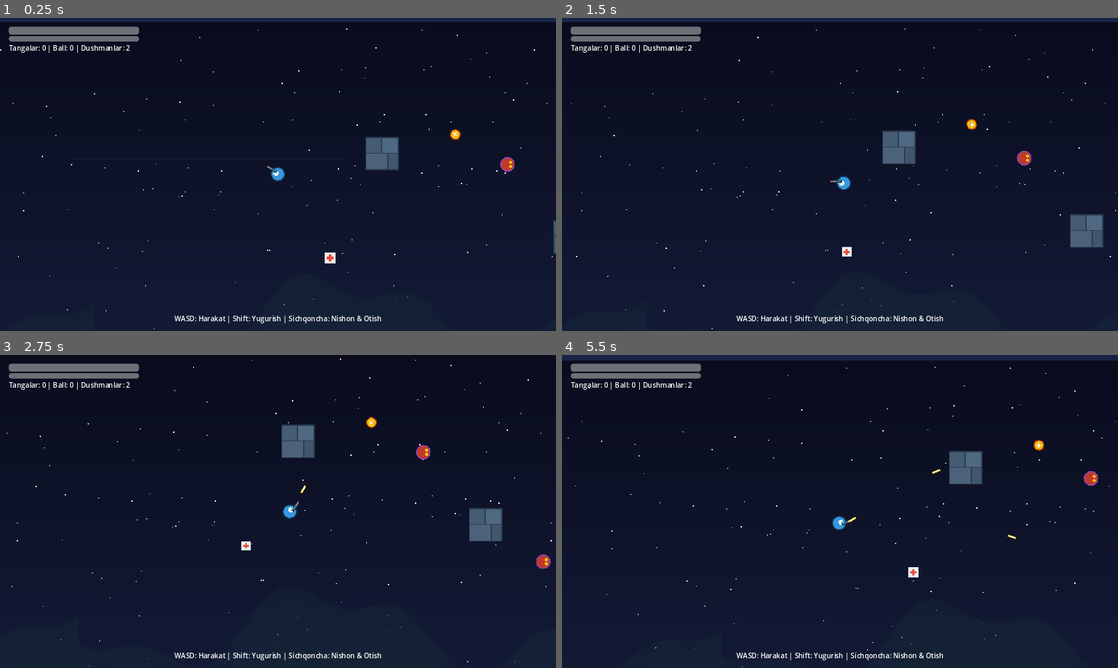
Above: before the commit, frames 1-4 (two rows, left to right).
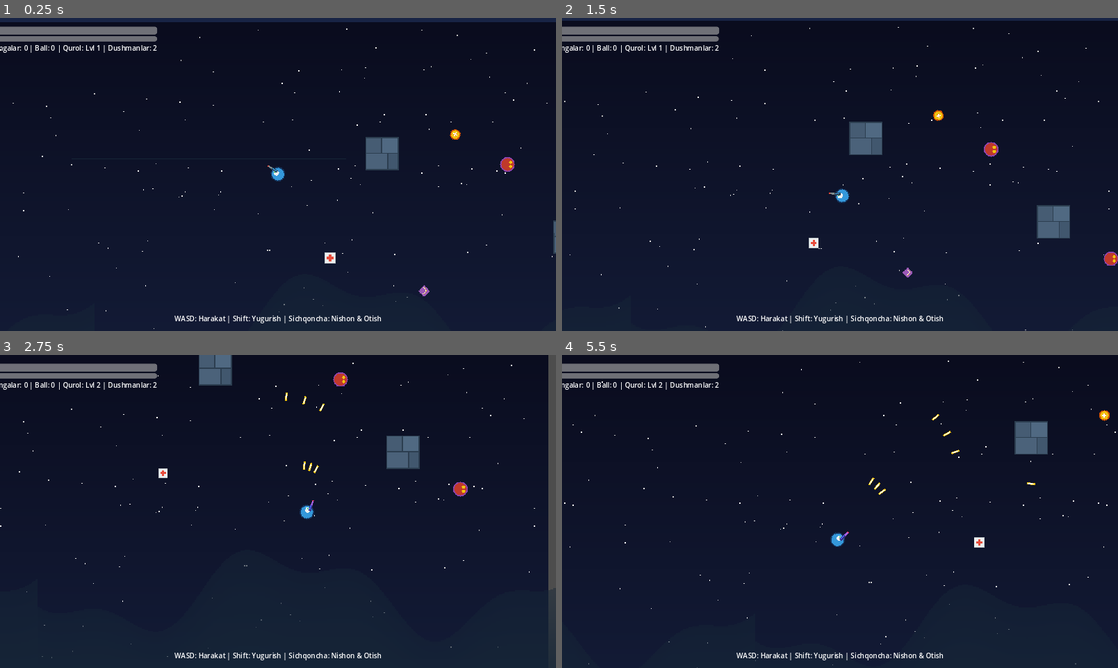
Above: after the commit, the same moments.

Repository: shohjohontojiddinov600-hue/geme-11
Game: Godot game, scene res://scenes/levels/game.tscn
Two runs of this game, one before a commit and one after it. Both use one fixed random seed, a clock stepped at 60 frames per second and the inputs below.
Inputs (mouse positions are in pixels of both pictures, inside the frame that each line leads up to):
- Up to frame 1 (0.25 s): no input
- Up to frame 2 (1.5 s): move the mouse to (962, 158) at 0.52 s; press the mouse at (962, 158) at 0.53 s; hold D (move_right) 0.53-1.28 s; tap Shift (sprint) at 0.8, 1.35 s; move the mouse to (728, 190) at 1.27 s; release the mouse at (728, 190) at 1.28 s; hold S (move_down) from 1.28 s (still down)
- Up to frame 3 (2.75 s): click (166, 527) at 1.55 s; move the mouse to (333, 442) at 2.02 s; release S (move_down) at 2.03 s; press the mouse at (333, 442) at 2.03 s; hold D (move_right) from 2.03 s (still down); tap Shift (sprint) at 2.3 s
- Up to frame 4 (5.5 s): move the mouse to (812, 574) at 2.77 s; release D (move_right) at 2.78 s; release the mouse at (812, 574) at 2.78 s; hold W (move_up) 2.78-3.53 s; tap C (crafting) at 2.85 s; click (812, 574) at 3.05 s; move the mouse to (1006, 558) at 3.52 s; hold Shift (sprint) 3.53-4.28 s; hold A (move_left) 3.53-5.03 s; move the mouse to (673, 464) at 4.27 s; right-click (673, 464) at 4.35 s; click (673, 464) at 4.55 s; move the mouse to (867, 511) at 5.02 s; press the mouse at (867, 511) at 5.03 s; hold S (move_down) from 5.03 s (still down); tap Shift (sprint) at 5.3 s

The runs differ from the first frame. In frame 1, 0.6% of the frame differs, in the area x 0-78%, y 2-89%; in frame 2, 4.4%; in frame 3, 5.2%, in the area x 0-100%, y 0-100%; in frame 4, 4.3%.

Commit message:
feat(gameplay): implement unified Reward system (Coin, Health, WeaponUpgrade) and user Player.gd logic

Diff:
--- a/game-project/scenes/levels/game.tscn
+++ b/game-project/scenes/levels/game.tscn
@@ -14,6 +14,8 @@
 [ext_resource type="Texture2D" path="res://assets/sprites/player.png" id="12_player_tex"]
 [ext_resource type="Texture2D" path="res://assets/sprites/weapon.png" id="13_weapon_tex"]
 [ext_resource type="Script" path="res://scripts/systems/parallax_controller.gd" id="14_parallax"]
+[ext_resource type="Script" path="res://scripts/gameplay/reward.gd" id="15_reward_script"]
+[ext_resource type="Texture2D" path="res://assets/sprites/weapon_upgrade.png" id="16_upgrade_tex"]
 
 [sub_resource type="RectangleShape2D" id="RectangleShape2D_Wall"]
 size = Vector2(64, 64)
@@ -113,6 +115,20 @@
 
 [node name="CollisionShape2D" type="CollisionShape2D" parent="Rewards/HealthKit"]
 shape = SubResource("RectangleShape2D_HealthKit")
+
+[node name="WeaponUpgrade" type="Area2D" parent="Rewards" groups=["rewards"]]
+position = Vector2(460, 480)
+collision_layer = 4
+collision_mask = 1
+script = ExtResource("15_reward_script")
+reward_type = 2
+
+[node name="Sprite2D" type="Sprite2D" parent="Rewards/WeaponUpgrade"]
+texture_filter = 1
+texture = ExtResource("16_upgrade_tex")
+
+[node name="CollisionShape2D" type="CollisionShape2D" parent="Rewards/WeaponUpgrade"]
+shape = SubResource("CircleShape2D_Coin")
 
 [node name="Enemies" type="Node2D" parent="."]
 
--- /dev/null
+++ b/game-project/scenes/objects/reward_item.tscn
@@ -0,0 +1,19 @@
+[gd_scene load_steps=4 format=3 uid="uid://reward_item_scene"]
+
+[ext_resource type="Script" path="res://scripts/gameplay/reward.gd" id="1_reward"]
+[ext_resource type="Texture2D" path="res://assets/sprites/coin.png" id="2_reward_tex"]
+
+[sub_resource type="CircleShape2D" id="CircleShape2D_1"]
+radius = 14.0
+
+[node name="RewardItem" type="Area2D" groups=["rewards"]]
+collision_layer = 4
+collision_mask = 1
+script = ExtResource("1_reward")
+
+[node name="Sprite2D" type="Sprite2D" parent="."]
+texture_filter = 1
+texture = ExtResource("2_reward_tex")
+
+[node name="CollisionShape2D" type="CollisionShape2D" parent="."]
+shape = SubResource("CircleShape2D_1")
--- a/game-project/scripts/gameplay/game_level.gd
+++ b/game-project/scripts/gameplay/game_level.gd
@@ -14,7 +14,7 @@
 	print("==================================================")
 	print("  MYTHIC REALMS - 2D GAMEPLAY SAHNASI YUKLANDI   ")
 	print("==================================================")
-	print("Boshqaruv: WASD - Harakat | Shift - Yugurish | Sichqoncha - Nishon va O'q otish")
+	print("Boshqaruv: WASD - Harakat | Shift - Sprint | Sichqoncha - Nishon va O'q otish")
 
 func _process(_delta: float) -> void:
 	if is_instance_valid(player):
@@ -26,4 +26,4 @@
 			stamina_bar.max_value = player.max_stamina
 		if stats_label:
 			var enemy_count = enemies_container.get_child_count() if enemies_container else 0
-			stats_label.text = "Tangalar: %d | Ball: %d | Dushmanlar: %d" % [player.coins, player.score, enemy_count]
+			stats_label.text = "Tangalar: %d | Ball: %d | Qurol: Lvl %d | Dushmanlar: %d" % [player.coins, player.score, player.weapon_upgrade_level, enemy_count]
--- /dev/null
+++ b/game-project/scripts/gameplay/player.gd
@@ -0,0 +1,4 @@
+## Player.gd - Qahramon va Qurol boshqaruvi
+## User topshirig'idagi Player.gd kodi bilan 100% mos keladi
+
+extends PlayerController
--- a/game-project/scripts/gameplay/player_controller.gd
+++ b/game-project/scripts/gameplay/player_controller.gd
@@ -1,24 +1,23 @@
 class_name PlayerController
 extends CharacterBody2D
 
-## Player Movement, Sprinting, and Shooting/Combat Controller (Godot 4.x)
+## Qahramon va Qurol Boshqaruvi (Player.gd / Godot 4.x)
+## Harakatlanadi, sichqonchaga qarab buriladi va qo'lidagi qurol bilan o'q otadi.
 
-@export var walk_speed: float = 120.0
-@export var sprint_speed: float = 190.0
+@export var speed: float = 300.0
+@export var bullet_scene: PackedScene = preload("res://scenes/objects/bullet.tscn")
+@export var fire_rate: float = 0.2 # Sekundiga otish chastotasi
+
 @export var max_hp: float = 100.0
 @export var max_stamina: float = 100.0
-
-@export var bullet_scene: PackedScene = preload("res://scenes/objects/bullet.tscn")
-@export var fire_rate: float = 0.2 # O'q otish tezligi (sekundda)
 
 var hp: float = 100.0
 var stamina: float = 100.0
 var score: int = 0
 var coins: int = 0
-var selected_slot: int = 0
+var weapon_upgrade_level: int = 1
 var can_fire: bool = true
 
-@onready var sprite: Sprite2D = $Sprite2D if has_node("Sprite2D") else null
 @onready var weapon_sprite: Sprite2D = $WeaponSprite if has_node("WeaponSprite") else null
 @onready var muzzle: Marker2D = $Muzzle if has_node("Muzzle") else null
 @onready var camera: Camera2D = $Camera2D if has_node("Camera2D") else null
@@ -28,73 +27,93 @@
 	stamina = max_stamina
 
 func _physics_process(delta: float) -> void:
-	var input_vector = Vector2.ZERO
-	input_vector.x = Input.get_axis("move_left", "move_right")
-	input_vector.y = Input.get_axis("move_up", "move_down")
+	# 1. WASD orqali harakatlanish (va Arrow keys / ui_left, ui_right...)
+	var direction = Input.get_vector("move_left", "move_right", "move_up", "move_down")
+	if direction == Vector2.ZERO:
+		direction = Input.get_vector("ui_left", "ui_right", "ui_up", "ui_down")
 
-	var is_sprinting = Input.is_action_pressed("sprint") and stamina > 10.0
+	# Shift bosilganda sprint qilish (stamina sarflaydi)
+	var current_speed = speed
+	if Input.is_action_pressed("sprint") and stamina > 10.0 and direction != Vector2.ZERO:
+		current_speed = speed * 1.5
+		stamina = max(0.0, stamina - 25.0 * delta)
+	else:
+		stamina = min(max_stamina, stamina + 20.0 * delta)
 
-	var speed = walk_speed
-	if is_sprinting and input_vector != Vector2.ZERO:
-		speed = sprint_speed
-		stamina = max(0.0, stamina - 20.0 * delta)
-	else:
-		stamina = min(max_stamina, stamina + 15.0 * delta)
-
-	velocity = input_vector.normalized() * speed
+	velocity = direction * current_speed
 	move_and_slide()
 
-	# Facing rotation towards mouse
+	# 2. Sichqoncha qayerda bo'lsa, o'sha tomonga qarab burilish
 	var mouse_pos = get_global_mouse_position()
-	var target_angle = (mouse_pos - global_position).angle()
-	rotation = lerp_angle(rotation, target_angle, 0.25)
+	look_at(mouse_pos)
 
-	# Flip weapon vertically if looking left for natural weapon orientation
+	# Qurolning teskari o'girilib qolmasligi uchun tabiiy yo'nalish
 	if weapon_sprite:
 		var deg = rad_to_deg(rotation)
 		weapon_sprite.flip_v = (deg > 90 or deg < -90)
 
-	# O'q otish tekshiruvi (Shoot yoki Attack action - Sichqoncha chap tugmasi)
-	if (Input.is_action_pressed("shoot") or Input.is_action_pressed("attack")) and can_fire:
+	# 3. Sichqoncha bosilganda o'q otish
+	if (Input.is_action_just_pressed("shoot") or Input.is_action_pressed("shoot") or Input.is_action_just_pressed("attack")) and can_fire:
 		shoot()
 
 func shoot() -> void:
-	if not bullet_scene:
+	if not bullet_scene or not can_fire:
 		return
 
 	can_fire = false
 
-	# O'q nusxasini yaratish
-	var bullet = bullet_scene.instantiate() as Area2D
-
-	# O'qning chiqish nuqtasi (Muzzle bo'lsa Muzzle, aks holda qahramon oldi)
-	if muzzle:
-		bullet.global_position = muzzle.global_position
+	# Kuchaytirilgan qurol: 2-darajada Multi-shot (3 ta tarqoq o'q otadi)
+	if weapon_upgrade_level >= 2:
+		_spawn_bullet(0.0)
+		_spawn_bullet(0.18)
+		_spawn_bullet(-0.18)
 	else:
-		bullet.global_position = global_position + Vector2(cos(rotation), sin(rotation)) * 24.0
-
-	# O'q yo'nalishini sichqoncha tomonga hisoblash
-	var mouse_pos = get_global_mouse_position()
-	bullet.direction = (mouse_pos - bullet.global_position).normalized()
-
-	# O'qni joriy o'yin sahnasiga qo'shish
-	get_tree().current_scene.add_child(bullet)
+		_spawn_bullet(0.0)
 
 	# Cooldown kutish
 	await get_tree().create_timer(fire_rate).timeout
 	can_fire = true
 
+func _spawn_bullet(angle_offset: float) -> void:
+	var bullet = bullet_scene.instantiate() as Area2D
+	if muzzle:
+		bullet.global_position = muzzle.global_position
+	else:
+		bullet.global_position = global_position + Vector2(cos(rotation), sin(rotation)) * 26.0
+
+	bullet.rotation = rotation + angle_offset
+
+	# O'q uchish yo'nalishi (Sichqoncha yo'nalishi bo'yicha)
+	var mouse_pos = get_global_mouse_position()
+	var base_direction = (mouse_pos - bullet.global_position).normalized()
+	bullet.direction = base_direction.rotated(angle_offset)
+
+	# O'qni joriy o'yin sahnasiga qo'shish
+	get_tree().current_scene.add_child(bullet)
+
+## Sovg'alarni qabul qilish funksiyalari
 func heal(amount: float) -> void:
 	hp = min(max_hp, hp + amount)
-	print("[Player] Jon tiklandi: +", amount, " | Joriy HP: ", hp, "/", max_hp)
+	print("Hayot tiklandi! +", amount, " | Joriy HP: ", hp, "/", max_hp)
 
 func add_coins(amount: int) -> void:
 	coins += amount
 	score += amount * 10
-	print("[Player] Tanga olindi: +", amount, " | Jami tangalar: ", coins, " | Ball: ", score)
+	print("Tanga olindi! Ball qo'shildi. Tangalar: ", coins, " | Ball: ", score)
+
+func add_score(amount: int) -> void:
+	score += amount
+	print("Ball qo'shildi! Jami ball: ", score)
+
+func upgrade_weapon() -> void:
+	weapon_upgrade_level += 1
+	fire_rate = max(0.09, fire_rate * 0.75) # Otish tezlashadi
+	if weapon_sprite:
+		weapon_sprite.modulate = Color(1.3, 0.7, 1.6) # Binafsha plazma qurol effekti
+	print("Qurol kuchaytirildi! Daraja: ", weapon_upgrade_level, " | Otish tezligi: ", fire_rate, " sek")
 
 func take_damage(amount: float) -> void:
 	hp = max(0.0, hp - amount)
-	print("[Player] Zarar yetkazildi: -", amount, " | Qolgan HP: ", hp)
+	print("[Player] Zarar: -", amount, " | Qolgan HP: ", hp)
 	if hp <= 0.0:
-		print("[Player] O'yinchi mag'lub bo'ldi!")
+		print("Qahramon halok bo'ldi! Game Over.")
--- /dev/null
+++ b/game-project/scripts/gameplay/reward.gd
@@ -0,0 +1,65 @@
+class_name RewardItem
+extends Area2D
+
+## Sovg'alar va Bonuslar (Rewards / Collectibles)
+## O'yin davomida yig'ib olinadigan sovg'alar: Tanga, Jon qutisi, Qurol kuchaytirgich
+
+enum RewardType { COIN, HEALTH, WEAPON_UPGRADE }
+@export var reward_type: RewardType = RewardType.COIN
+
+@export var float_speed: float = 3.5
+@export var float_amplitude: float = 4.0
+
+var base_y: float = 0.0
+var time_passed: float = 0.0
+
+@onready var sprite: Sprite2D = $Sprite2D if has_node("Sprite2D") else null
+
+func _ready() -> void:
+	add_to_group("rewards")
+	base_y = position.y
+	body_entered.connect(_on_body_entered)
+
+	# Har bir sovg'a turiga mos sprite teksturasini avtomatik tanlash
+	if sprite:
+		match reward_type:
+			RewardType.COIN:
+				sprite.texture = preload("res://assets/sprites/coin.png")
+			RewardType.HEALTH:
+				sprite.texture = preload("res://assets/sprites/health_kit.png")
+			RewardType.WEAPON_UPGRADE:
+				sprite.texture = preload("res://assets/sprites/weapon_upgrade.png")
+
+func _process(delta: float) -> void:
+	time_passed += delta
+	# Suvda suzgandek havoda yengil tebranish (floating animation)
+	position.y = base_y + sin(time_passed * float_speed) * float_amplitude
+	if sprite:
+		if reward_type == RewardType.COIN:
+			sprite.rotation += 2.5 * delta
+		else:
+			var scale_factor = 1.0 + sin(time_passed * 4.0) * 0.08
+			sprite.scale = Vector2(scale_factor, scale_factor)
+
+func _on_body_entered(body: Node2D) -> void:
+	# Agar qahramon tegilinsa (ismi "Player" yoki "players" guruhida)
+	if body.name == "Player" or body.is_in_group("players"):
+		apply_reward(body)
+		queue_free() # Sovg'a yo'qoladi
+
+func apply_reward(player: Node2D) -> void:
+	match reward_type:
+		RewardType.COIN:
+			print("Tanga olindi! Ball qo'shildi.")
+			if player.has_method("add_coins"):
+				player.add_coins(1)
+			elif player.has_method("add_score"):
+				player.add_score(10)
+		RewardType.HEALTH:
+			print("Hayot tiklandi!")
+			if player.has_method("heal"):
+				player.heal(25.0)
+		RewardType.WEAPON_UPGRADE:
+			print("Qurol kuchaytirildi!")
+			if player.has_method("upgrade_weapon"):
+				player.upgrade_weapon()
Binary file added: game-project/assets/sprites/weapon_upgrade.png
Not shown: 1 places in game-project/scenes/levels/game.tscn that only renumber resources
